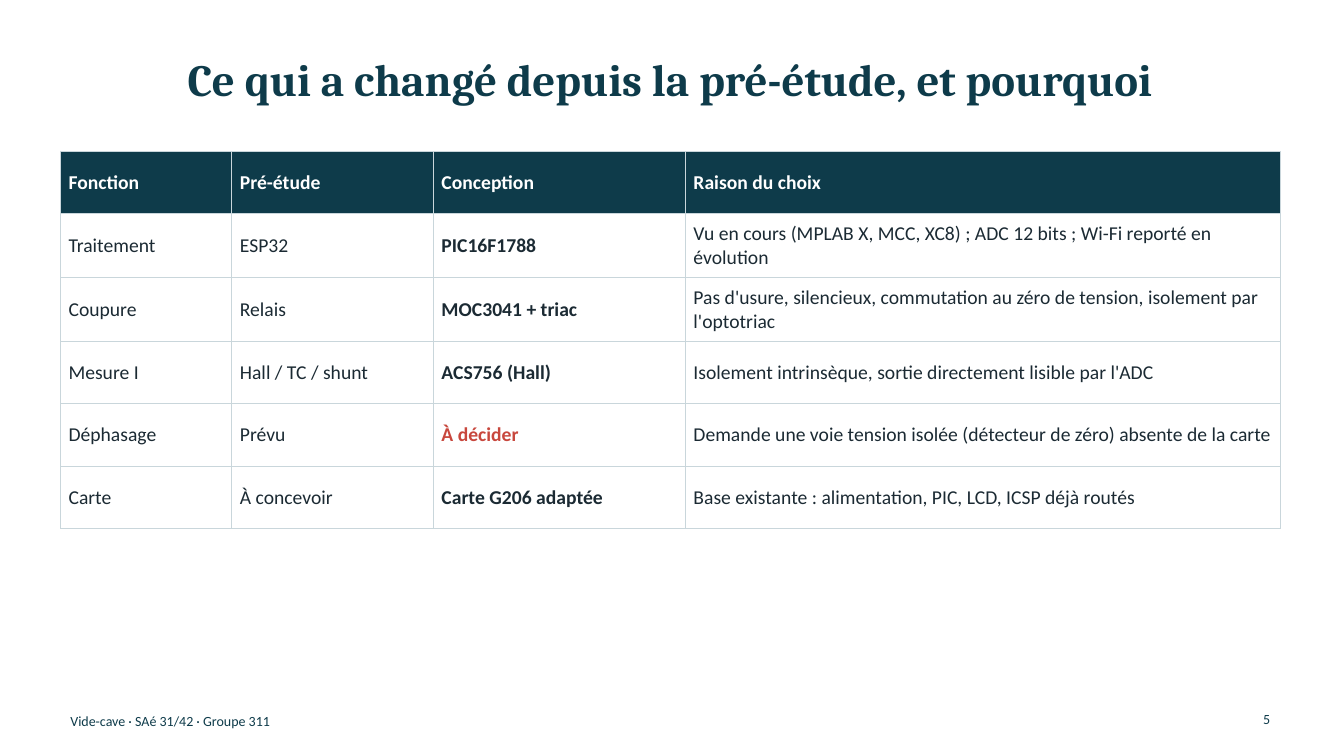
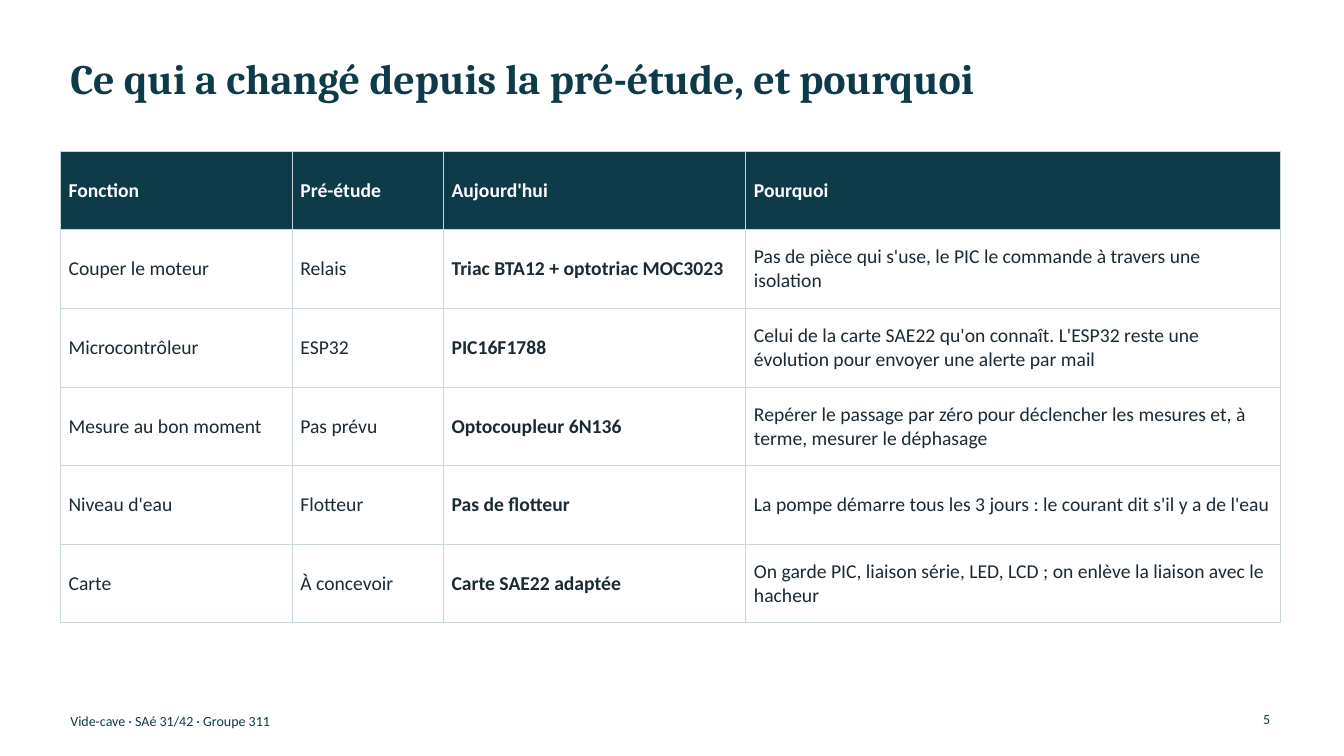
Before and after one commit to glm02/projet-vide-cave, a slide deck: slide 5 of 01_Documents/Presentation/Soutenance_vide-cave.pptx. Drawn at 1344x756 pixels with LibreOffice and Linux fonts; fonts in the diff are those of the drawing. Boxes give left, top, right and bottom in pixels: in the first picture for what was removed or moved away, otherwise in the second. Text is boxed around its words. In the diff, an @@ line names an element or a change of style, - is before the commit and + after.

```diff
--- a/01_Documents/Presentation/Soutenance_vide-cave.pptx
+++ b/01_Documents/Presentation/Soutenance_vide-cave.pptx
@@ title "Ce qui a changé depuis ..." at (x1=70, y1=64, x2=974, y2=104): size 32 to 30 pt; alignment centre to left @@
@@ table at (x1=60, y1=151, x2=1280, y2=606) @@
-row 1, column 3: Conception
+row 1, column 3: Aujourd'hui
-row 1, column 4: Raison du choix
+row 1, column 4: Pourquoi
-row 2: Traitement | ESP32 | PIC16F1788 | Vu en cours (MPLAB X, MCC, XC8) ; ADC 12 bits ; Wi-Fi reporté en évolution
+row 2: Couper le moteur | Relais | Triac BTA12 + optotriac MOC3023 | Pas de pièce qui s'use, le PIC le commande à travers une isolation
-row 3: Coupure | Relais | MOC3041 + triac | Pas d'usure, silencieux, commutation au zéro de tension, isolement par l'optotriac
+row 3: Microcontrôleur | ESP32 | PIC16F1788 | Celui de la carte SAE22 qu'on connaît. L'ESP32 reste une évolution pour envoyer une alerte par mail
-row 4: Mesure I | Hall / TC / shunt | ACS756 (Hall) | Isolement intrinsèque, sortie directement lisible par l'ADC
+row 4: Mesure au bon moment | Pas prévu | Optocoupleur 6N136 | Repérer le passage par zéro pour déclencher les mesures et, à terme, mesurer le déphasage
-row 5: Déphasage | Prévu | À décider | Demande une voie tension isolée (détecteur de zéro) absente de la carte
+row 5: Niveau d'eau | Flotteur | Pas de flotteur | La pompe démarre tous les 3 jours : le courant dit s'il y a de l'eau
-row 6, column 3: Carte G206 adaptée
+row 6, column 3: Carte SAE22 adaptée
-row 6, column 4: Base existante : alimentation, PIC, LCD, ICSP déjà routés
+row 6, column 4: On garde PIC, liaison série, LED, LCD ; on enlève la liaison avec le hacheur
```
Also in this commit, not shown: 3 other slides changed, 9 slides added, 7 slides removed, 11 other files.
